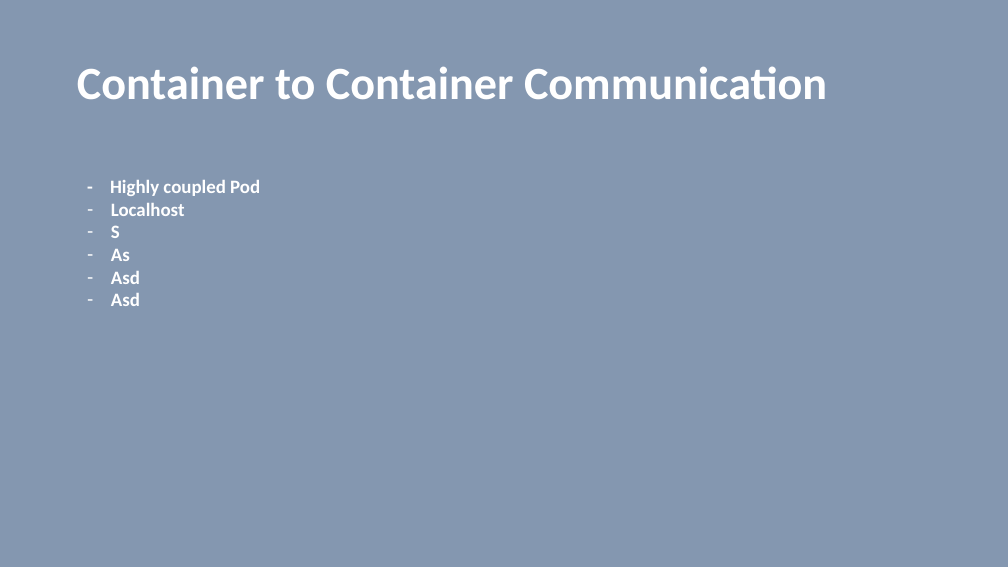
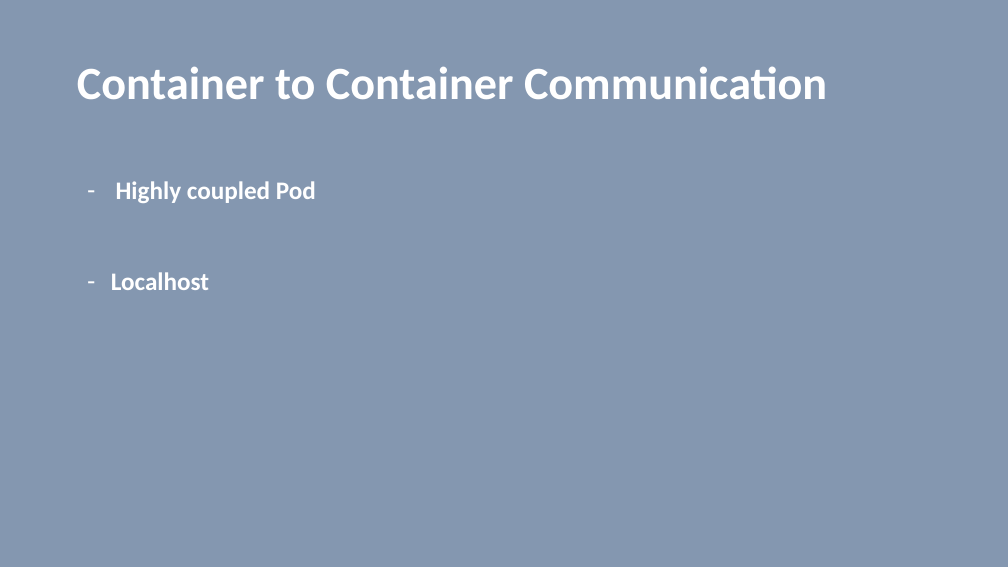
Before and after one commit to vilasvarghese/docker-k8s, a slide deck: slide 64 of notes/day4/4thDay.pptx (slide 73 before the commit). Drawn at 1008x567 pixels with LibreOffice and Linux fonts; fonts in the diff are those of the drawing. Boxes give left, top, right and bottom in pixels: in the first picture for what was removed or moved away, otherwise in the second. Text is boxed around its words. In the diff, an @@ line names an element or a change of style, - is before the commit and + after.

```diff
--- a/notes/day4/4thDay.pptx
+++ b/notes/day4/4thDay.pptx
@@ text at (116, 181, 316, 203): text changed; size 18 to 24 pt @@
-- Highly coupled Pod
+– Highly coupled Pod
@@ text at (111, 225, 140, 306): paragraphs removed @@
-– S
-– As
-– Asd
-– Asd
@@ text at (111, 272, 209, 290): size 18 to 24 pt in "Localhost" @@
```
Also in this commit, not shown: 35 other slides changed, 5 slides added, 19 slides removed, 7 other files.
